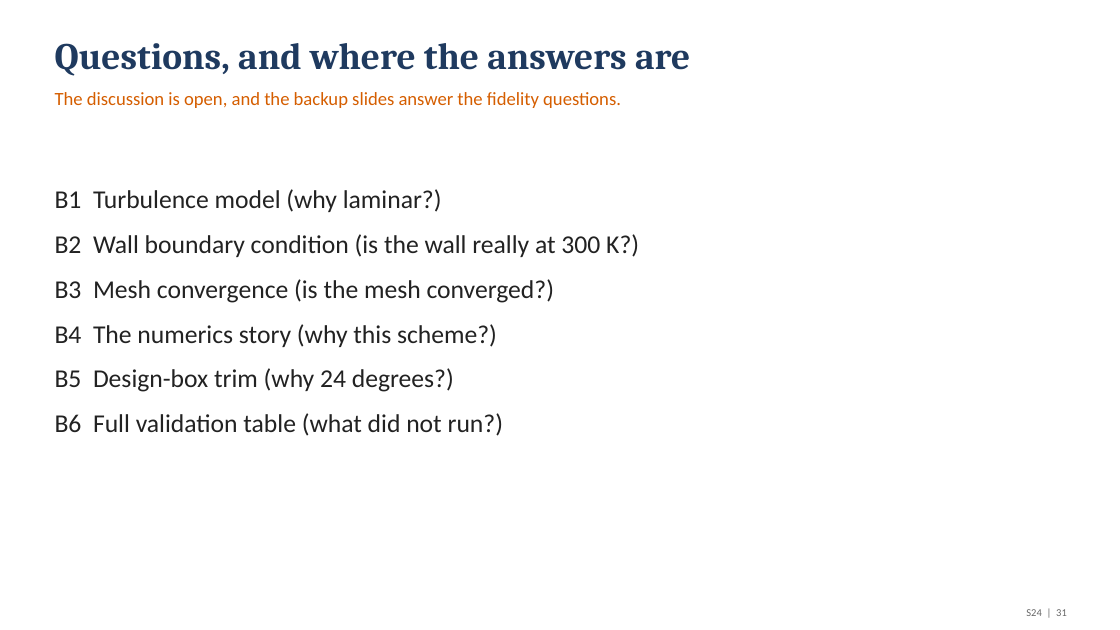
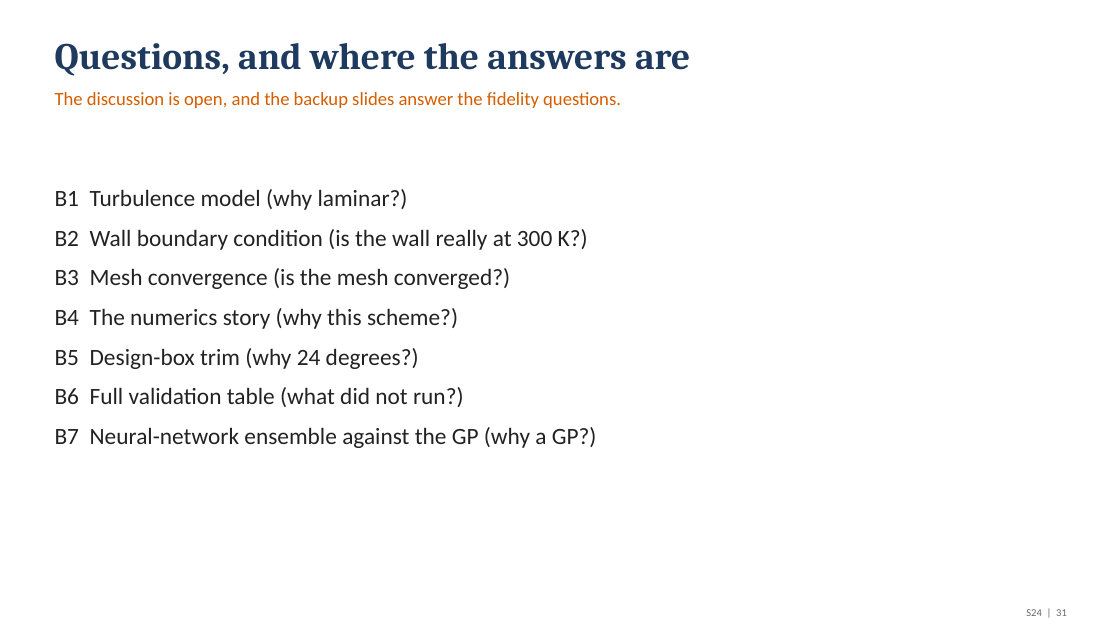
Before and after one commit to emarinhoss/ai-engineering, a slide deck: slide 31 of docs/talk/deck.pptx. Drawn at 1120x630 pixels with LibreOffice and Linux fonts; fonts in the diff are those of the drawing. Boxes give left, top, right and bottom in pixels: in the first picture for what was removed or moved away, otherwise in the second. Text is boxed around its words. In the diff, an @@ line names an element or a change of style, - is before the commit and + after.

```diff
--- a/docs/talk/deck.pptx
+++ b/docs/talk/deck.pptx
@@ text at (55, 189, 588, 407): size 22 to 20 pt in "B1 Turbulence model (why laminar?)", "B2 Wall boundary condition (is the wall ...", "B3 Mesh convergence (is the mesh converged?)", "B4 The numerics story (why this scheme?)" and 2 more places; less space between paragraphs @@
@@ text at (55, 427, 597, 448): paragraph added @@
+B7 Neural-network ensemble against the GP (why a GP?)
```
Also in this commit, not shown: 1 slide added, 21 other files.
